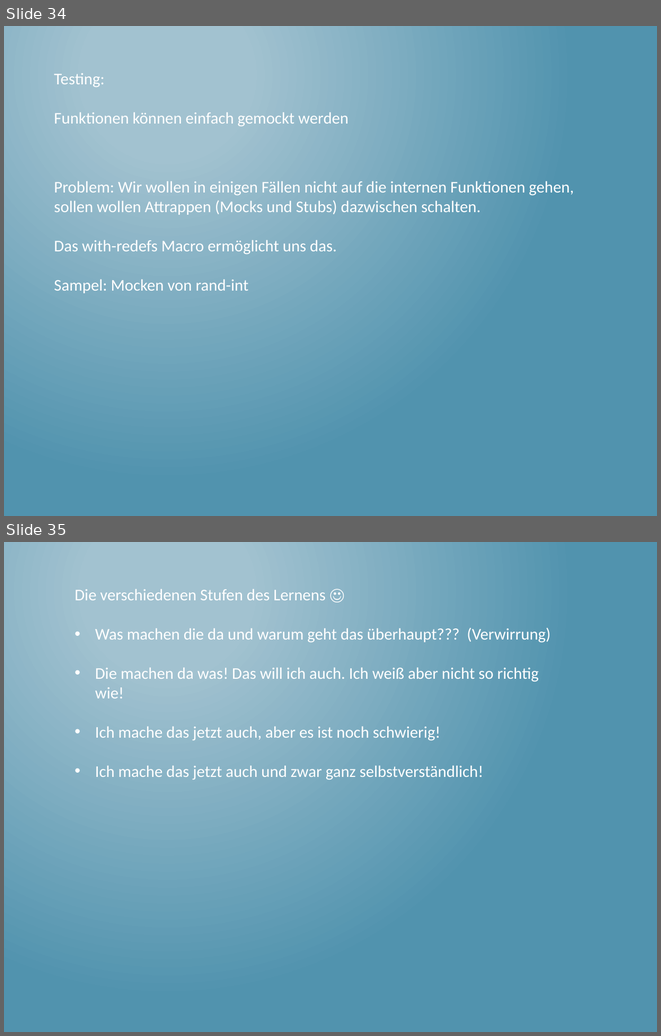
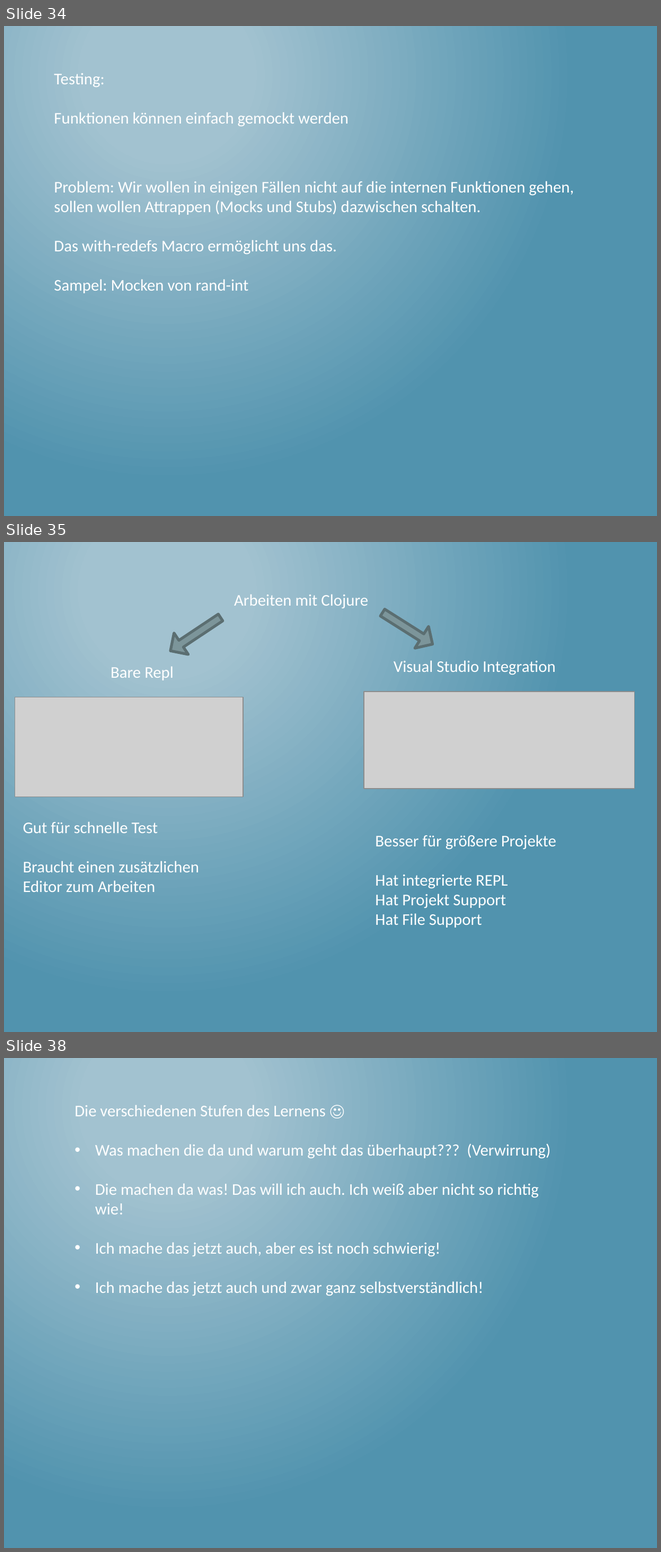
Before and after one commit to thomasschulte/ClojureUsergroupDemo, a slide deck: Clojure Vortrag .NET User Group.pptx. Shown one above the other, each under a label of ours: slides 34 and 35 before the commit, slides 34, 35 and 38 after it; the slides between them are not shown. The pictures are 661x1036 and 661x1552 pixels, drawn with LibreOffice and Linux fonts; fonts in the diff are those of the drawing; grey boxes stand for pictures. Boxes give left, top, right and bottom in pixels: in the first picture for what was removed or moved away, otherwise in the second. Text is boxed around its words. In the diff, an @@ line names an element or a change of style, - is before the commit and + after.

Commit message:
Visual Studio Integration und Macros

```diff
--- a/Clojure Vortrag .NET User Group.pptx
+++ b/Clojure Vortrag .NET User Group.pptx
@@ slide 35 added at (4, 542, 657, 1032), background gradient #A3C3D1 to #5194AF @@
@@ text added at (234, 594, 368, 608), 18 pt, text #FFFFFF @@
+Arbeiten mit Clojure
@@ down arrow added at (376, 602, 439, 655), fill #7C959A, outline #5C6E72 3.03 pt @@
@@ down arrow added at (164, 607, 228, 661), fill #7C959A, outline #5C6E72 3.03 pt @@
@@ text added at (111, 667, 174, 680), 18 pt, text #FFFFFF @@
+Bare Repl
@@ text added at (394, 660, 556, 675), 18 pt, text #FFFFFF @@
+Visual Studio Integration
@@ picture added at (15, 697, 243, 796) @@
@@ picture added at (364, 691, 634, 789) @@
@@ text added at (23, 821, 199, 892), 18 pt, text #FFFFFF @@
+Gut für schnelle Test
+Braucht einen zusätzlichen Editor zum Arbeiten
@@ text added at (375, 835, 556, 927), 18 pt, text #FFFFFF @@
+Besser für größere Projekte
+Hat integrierte REPL
+Hat Projekt Support
+Hat File Support
@@ what was slide 35 is now slide 38 @@
```
Also in this commit, not shown: 2 other slides added.
